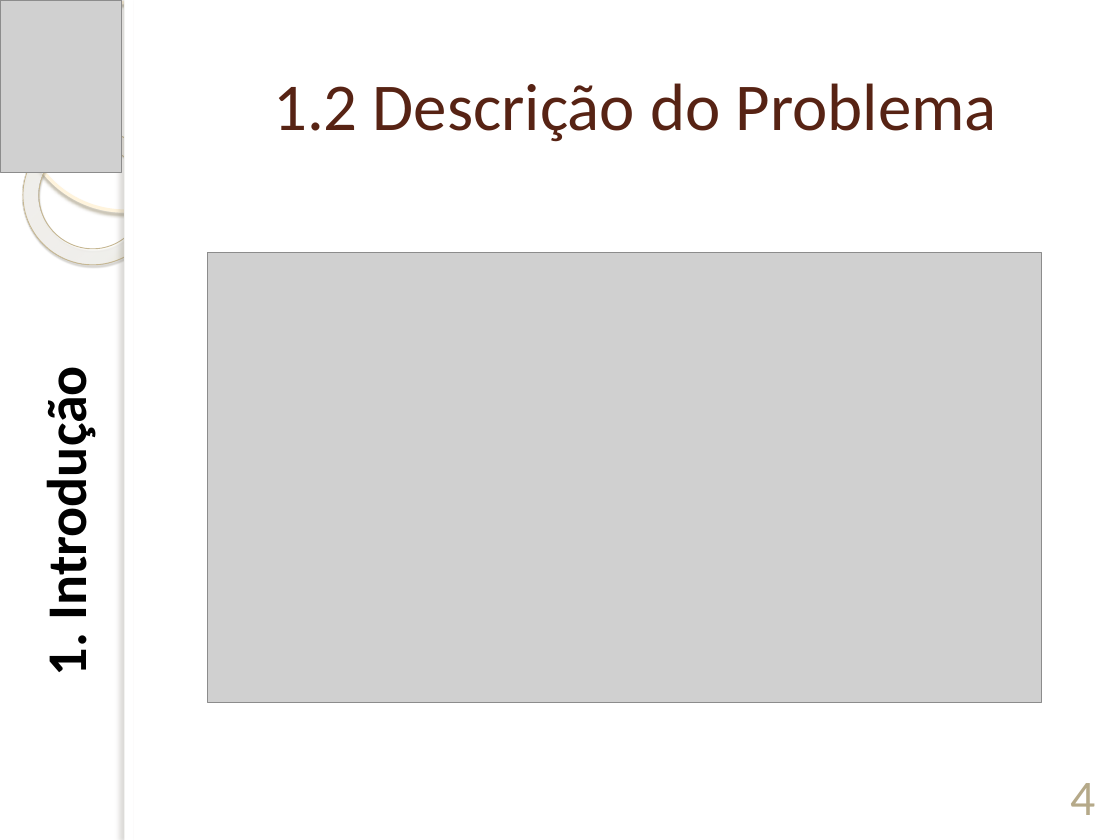
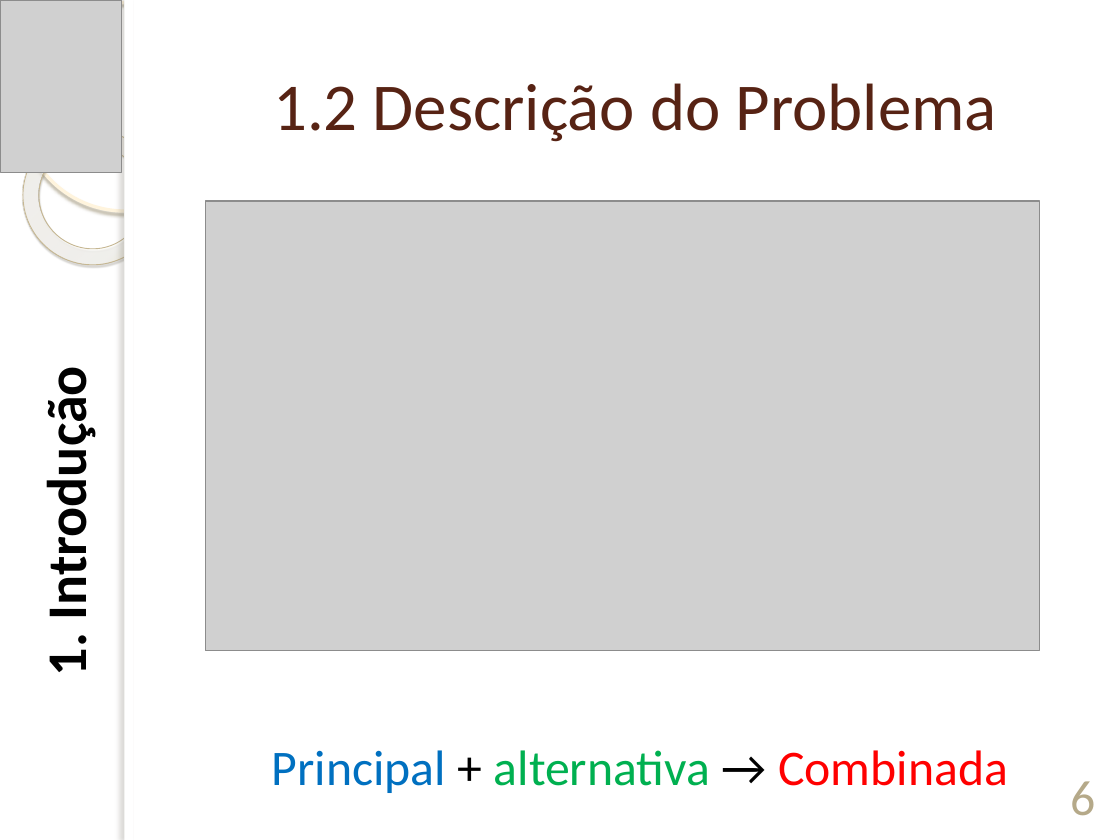
Before and after one commit to wanderok/Doutorado, a slide deck: slide 6 of 28-EXAME_DE_QUALIFICACAO/01-DefesaExameQualificacao/ExameDeQualificacao-WanderMMartins.pptx (slide 4 before the commit). Drawn at 1120x840 pixels with LibreOffice and Linux fonts; fonts in the diff are those of the drawing; grey boxes stand for pictures; background and template pictures are left out. Boxes give left, top, right and bottom in pixels: in the first picture for what was removed or moved away, otherwise in the second. Text is boxed around its words. In the diff, an @@ line names an element or a change of style, - is before the commit and + after.

```diff
--- a/28-EXAME_DE_QUALIFICACAO/01-DefesaExameQualificacao/ExameDeQualificacao-WanderMMartins.pptx
+++ b/28-EXAME_DE_QUALIFICACAO/01-DefesaExameQualificacao/ExameDeQualificacao-WanderMMartins.pptx
@@ picture moved from (x1=207, y1=252, x2=1042, y2=702) to (x1=205, y1=202, x2=1039, y2=652) @@
@@ text added at (x1=272, y1=750, x2=1008, y2=793), 32 pt, text #00B050 @@
+Principal + alternativa → Combinada
@@ page number at (x1=1070, y1=781, x2=1095, y2=815): text changed @@
-4
+6
```
Also in this commit, not shown: 7 other slides changed, 2 slides added, 2 other files.
